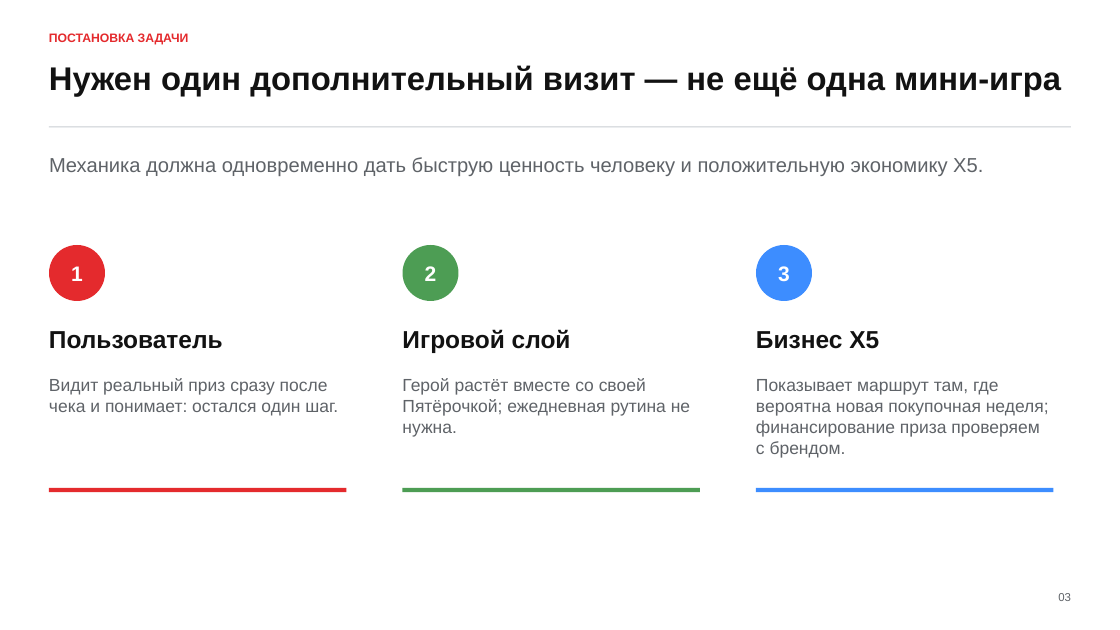
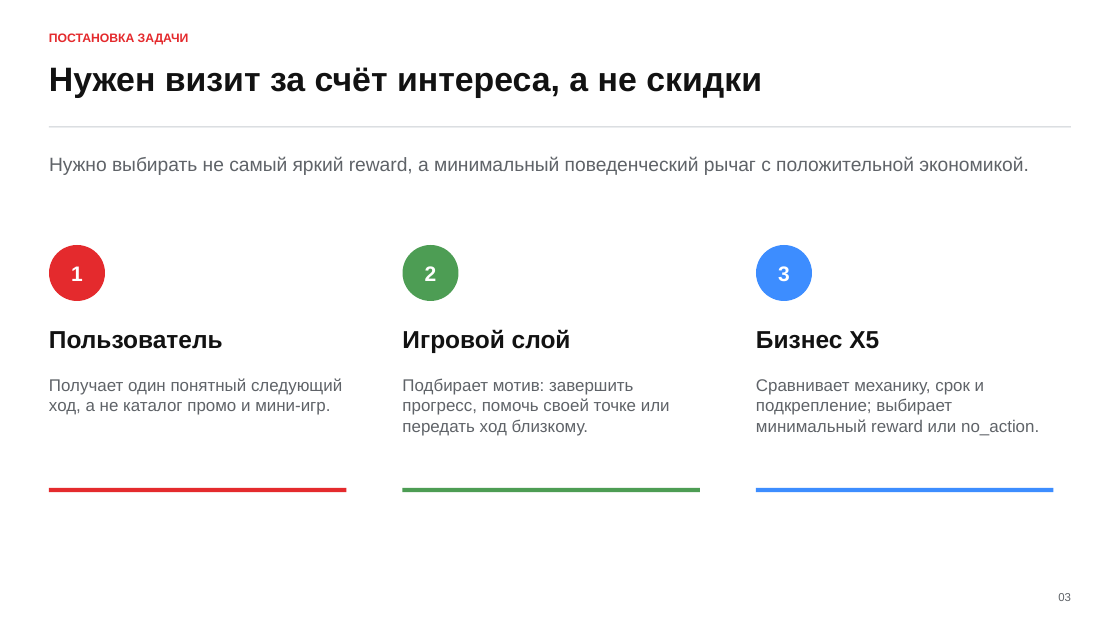
Before and after one commit to m4themagics/x5-loyalty-system, a slide deck: slide 3 of docs/project/deck.pptx. Drawn at 1120x630 pixels with LibreOffice and Linux fonts; fonts in the diff are those of the drawing. Boxes give left, top, right and bottom in pixels: in the first picture for what was removed or moved away, otherwise in the second. Text is boxed around its words. In the diff, an @@ line names an element or a change of style, - is before the commit and + after.

```diff
--- a/docs/project/deck.pptx
+++ b/docs/project/deck.pptx
@@ text at <box>49,67,762,98</box>: text changed; size 28.1 to 29 pt @@
-Нужен один дополнительный визит — не ещё одна мини-игра
+Нужен визит за счёт интереса, а не скидки
@@ text at <box>49,156,1028,175</box>: text changed; size 17.2 to 16.5 pt @@
-Механика должна одновременно дать быструю ценность человеку и положительную экономику X5.
+Нужно выбирать не самый яркий reward, а минимальный поведенческий рычаг с положительной экономикой.
@@ text at <box>49,378,342,415</box>: text changed; size 15 to 14.5 pt @@
-Видит реальный приз сразу после чека и понимает: остался один шаг.
+Получает один понятный следующий ход, а не каталог промо и мини-игр.
@@ text at <box>402,378,670,436</box>: text changed; size 15 to 14.5 pt @@
-Герой растёт вместе со своей Пятёрочкой; ежедневная рутина не нужна.
+Подбирает мотив: завершить прогресс, помочь своей точке или передать ход близкому.
@@ text at <box>756,379,1039,436</box>: text changed; size 15 to 14.5 pt @@
-Показывает маршрут там, где вероятна новая покупочная неделя; финансирование приза проверяем с брендом.
+Сравнивает механику, срок и подкрепление; выбирает минимальный reward или no_action.
```
Also in this commit, not shown: 11 other slides changed, 3 slides added, 3 slides removed, 3 other files.
